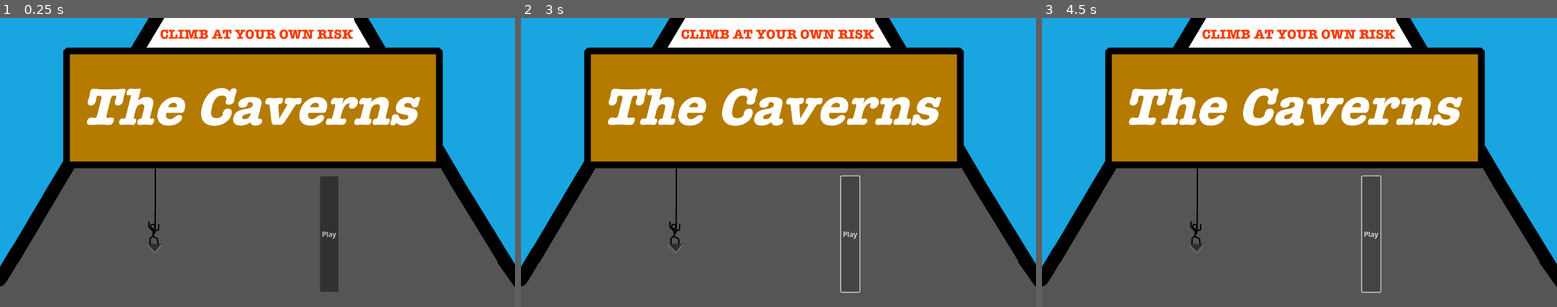
Above: before the commit, frames 1-3 (left to right).
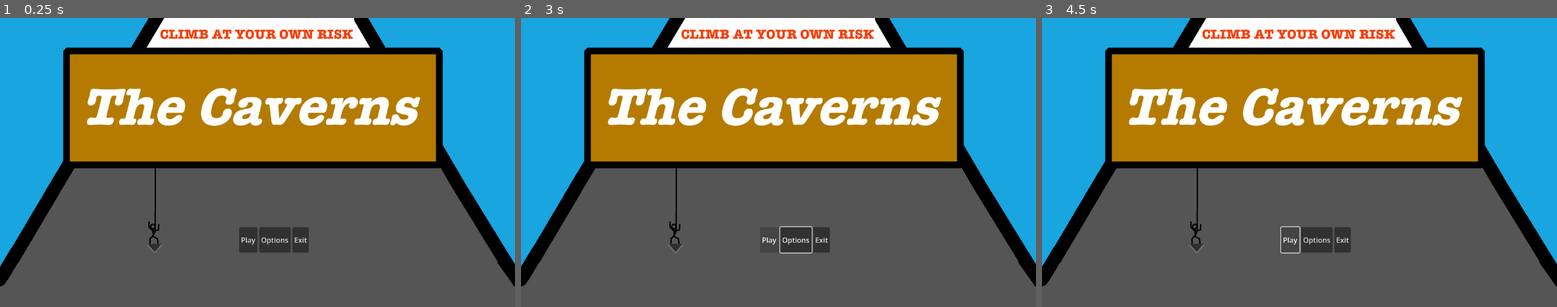
Above: after the commit, the same moments.

Repository: asundar-mags/the-grimstone-digital-tech
Game: Godot game, scene res://scenes/main menu.tscn
Same seed, same stepped clock (60 frames per second), same inputs: the game is played once before the commit and once after it.
Inputs (mouse positions are in pixels of both pictures, inside the frame that each line leads up to):
- Up to frame 1 (0.25 s): no input
- Up to frame 2 (3 s): click (793, 240) at 0.5 s, where only the run after the commit has a clickable "Options"; click "Play" at 1.25 s; click "Play" at 2 s; tap Enter (ui_accept) at 2.75 s; hold Right (ui_right) from 2.78 s (still down)
- Up to frame 3 (4.5 s): tap Enter (ui_accept) at 3.02 s; release Right (ui_right) at 4.28 s; hold Left (ui_left) from 4.28 s (still down)

The runs differ from the first frame. In frame 1, 2.4% of the frame differs, in the area x 46-66%, y 54-95%; in frame 2, 1.1%; in frame 3, 1.1%.

Commit message:
Added buttons to main menu

Diff:
--- a/the-grimstone/scenes/main menu.tscn
+++ b/the-grimstone/scenes/main menu.tscn
@@ -13,13 +13,21 @@
 scale = Vector2(0.5999999, 0.59999996)
 texture = ExtResource("1_5hgee")
 
-[node name="HBoxContainer" type="HBoxContainer" parent="." unique_id=2058118236]
+[node name="Buttons" type="HBoxContainer" parent="." unique_id=2058118236]
 layout_mode = 0
-offset_left = 716.0
-offset_top = 355.0
-offset_right = 1121.0
-offset_bottom = 614.0
+offset_left = 535.0
+offset_top = 469.0
+offset_right = 691.0
+offset_bottom = 526.0
 
-[node name="Play Button" type="Button" parent="HBoxContainer" unique_id=239040517]
+[node name="Play Button" type="Button" parent="Buttons" unique_id=239040517]
 layout_mode = 2
 text = "Play"
+
+[node name="Options Button" type="Button" parent="Buttons" unique_id=1142655445]
+layout_mode = 2
+text = "Options"
+
+[node name="Exit Button" type="Button" parent="Buttons" unique_id=1213207450]
+layout_mode = 2
+text = "Exit"
